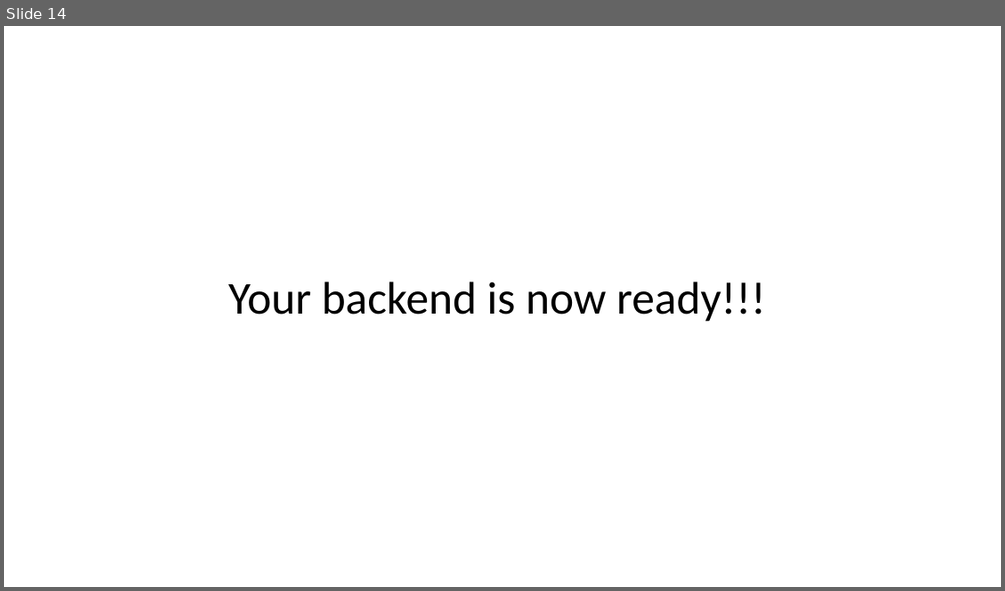
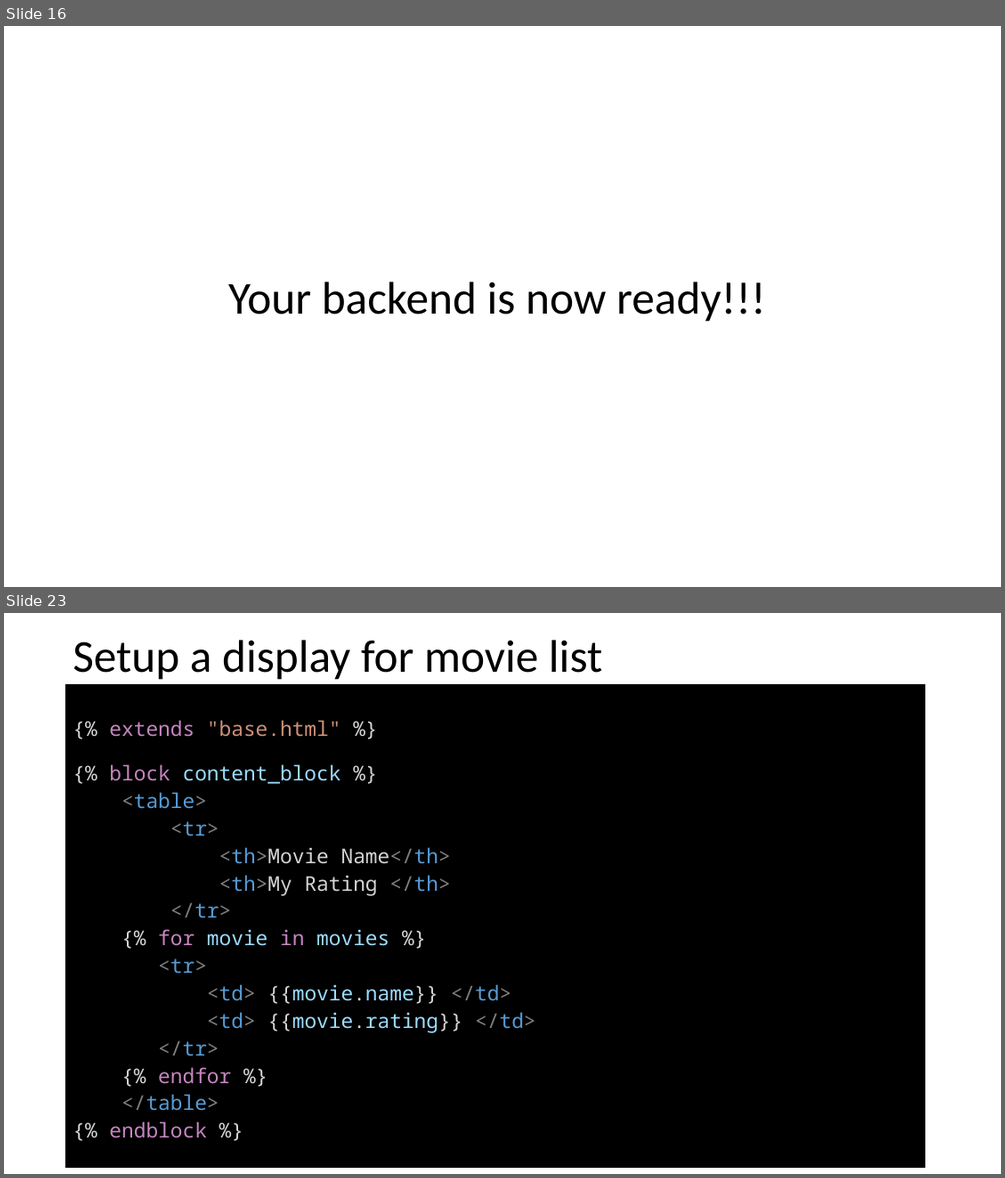
Before and after one commit to DivyaKampalli/movie-rating, a slide deck: Fullstack Tutorial.pptx. Shown one above the other, each under a label of ours: slide 14 before the commit, slides 16 and 23 after it; the slides between them are not shown. The pictures are 1005x591 and 1005x1178 pixels, drawn with LibreOffice and Linux fonts; fonts in the diff are those of the drawing. Boxes give left, top, right and bottom in pixels: in the first picture for what was removed or moved away, otherwise in the second. Text is boxed around its words. In the diff, an @@ line names an element or a change of style, - is before the commit and + after.

```diff
--- a/Fullstack Tutorial.pptx
+++ b/Fullstack Tutorial.pptx
@@ slide 23 added at [4,613,1001,1174], background #FFFFFF @@
@@ title added at [73,640,602,680], 44 pt, text #000000 @@
+Setup a display for movie list
@@ text added at [65,684,925,1167], fill #000000, 19.6 pt, text #D4D4D4 @@
+{% extends "base.html" %}
+{% block content_block %}
+<table>
+<tr>
+<th>Movie Name</th>
+<th>My Rating </th>
+</tr>
+{% for movie in movies %}
+<tr>
+<td> {{movie.name}} </td>
+<td> {{movie.rating}} </td>
+</tr>
+{% endfor %}
+</table>
+{% endblock %}
@@ what was slide 14 is now slide 16 @@
```
Also in this commit, not shown: 4 slides changed, 12 other slides added, 7 other files.
